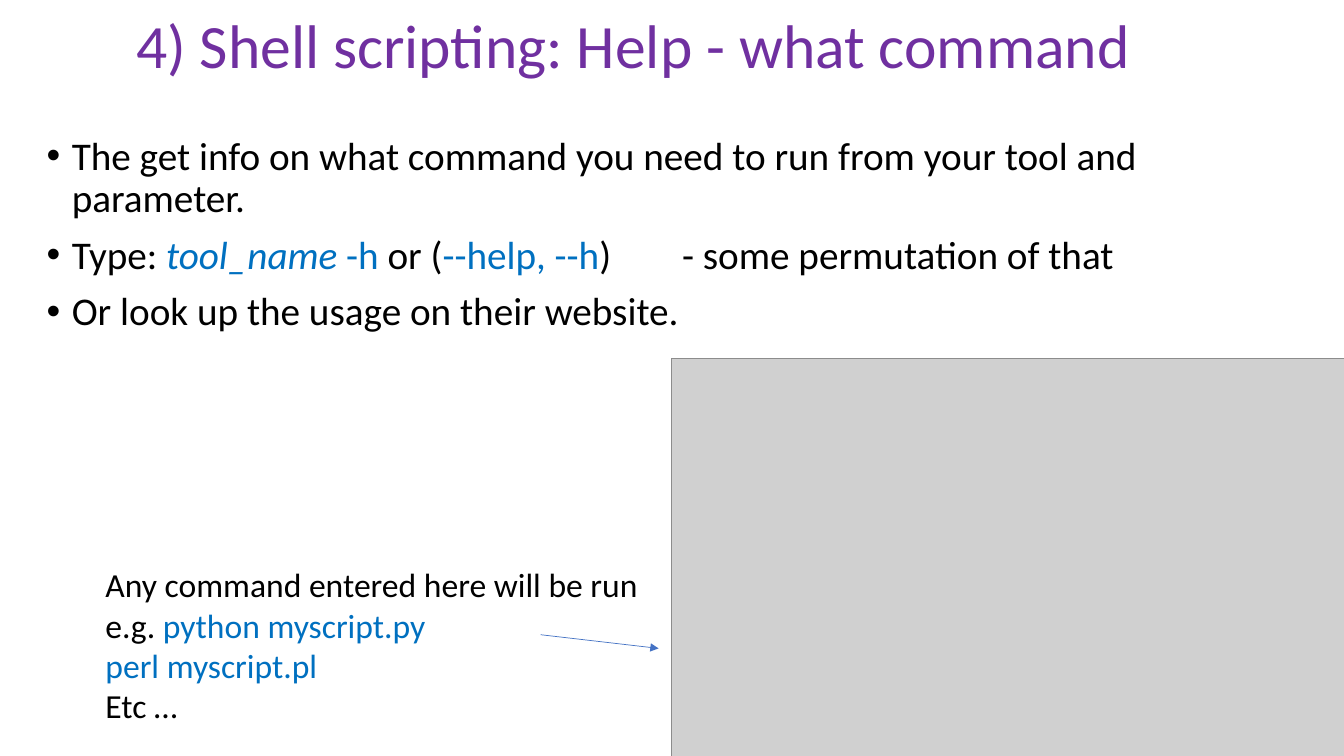
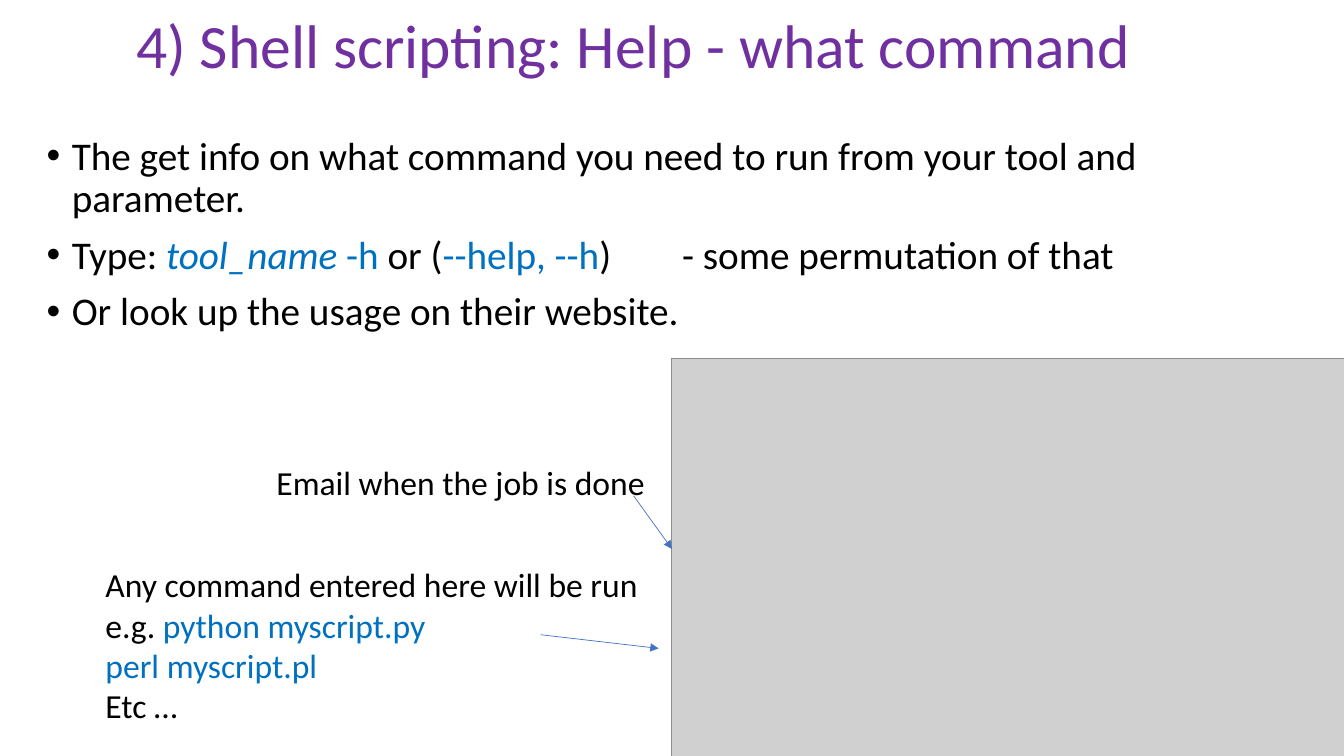
Before and after one commit to peterthorpe5/Sys_admin, a slide deck: slide 6 of cluster_course/powerpoint/4_Shell_scripting.pptx. Drawn at 1344x756 pixels with LibreOffice and Linux fonts; fonts in the diff are those of the drawing; grey boxes stand for pictures. Boxes give left, top, right and bottom in pixels: in the first picture for what was removed or moved away, otherwise in the second. Text is boxed around its words. In the diff, an @@ line names an element or a change of style, - is before the commit and + after.

```diff
--- a/cluster_course/powerpoint/4_Shell_scripting.pptx
+++ b/cluster_course/powerpoint/4_Shell_scripting.pptx
@@ text added at (276, 471, 645, 504), 24 pt, text #000000 @@
+Email when the job is done
@@ arrow added from (634, 496) to (673, 549), #4472C4 0.5 pt @@
```
Also in this commit, not shown: 5 other slides changed, 5 other files.
